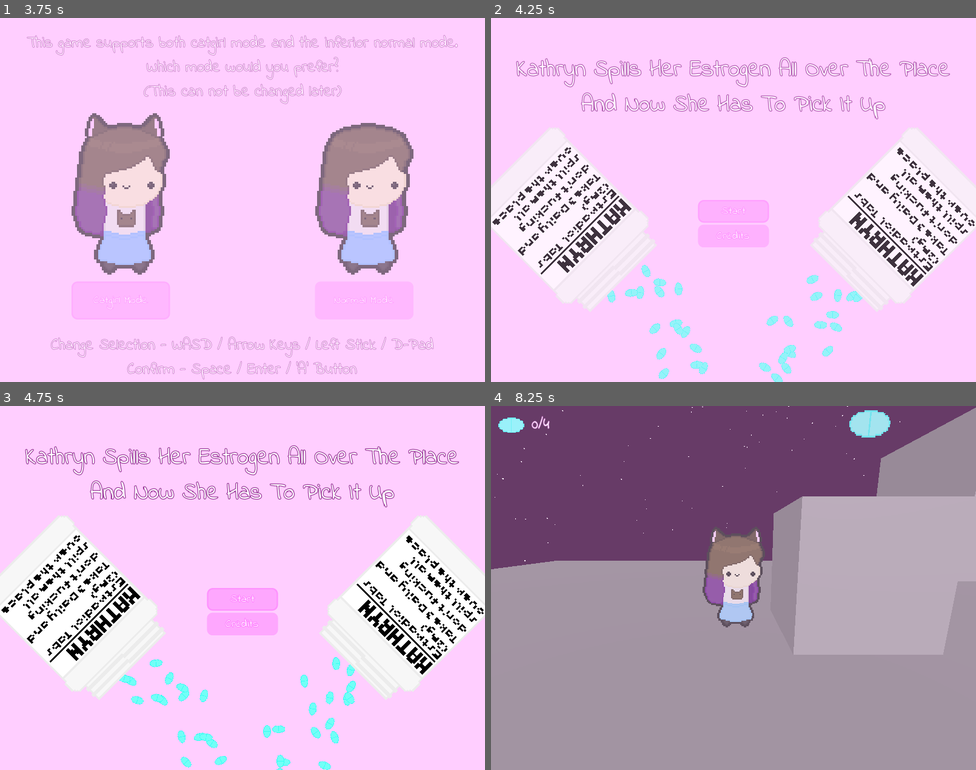
Above: before the commit, frames 1-4 (two rows, left to right).
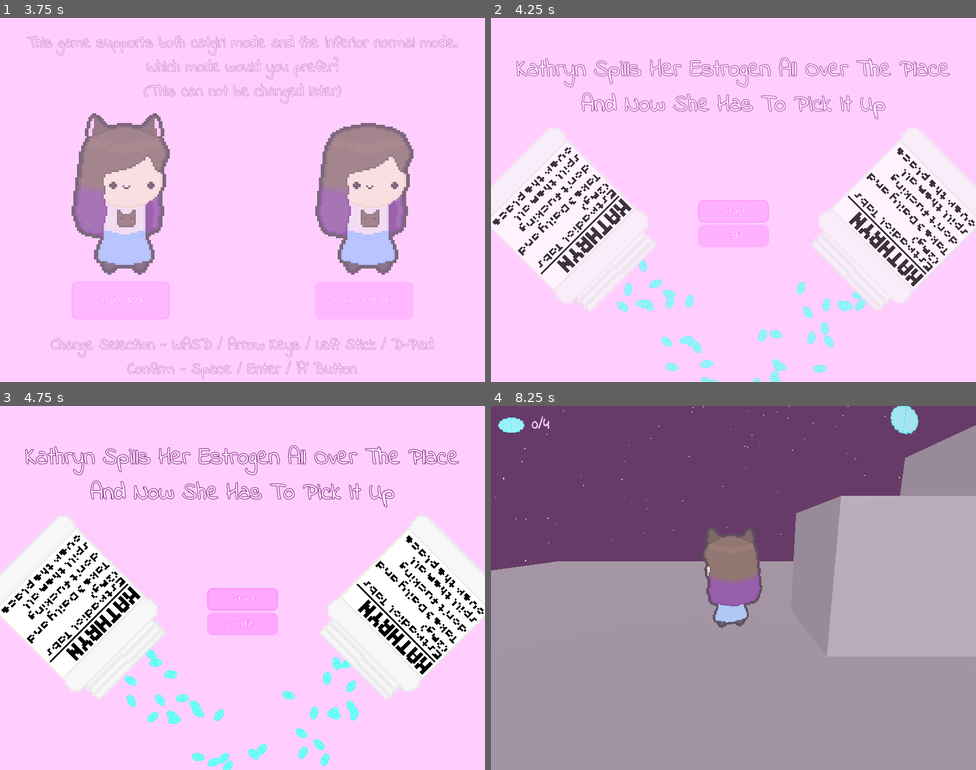
Above: after the commit, the same moments.

Repository: KittyMcTophat/Kathryn-Spills-Her-Estrogen
Game: Godot game, scene res://UI/disclaimer.tscn
The game is run twice, just before and just after one commit, with the same random seed, the same clock (stepped at 60 frames per second) and the same inputs.
Inputs (mouse positions are in pixels of both pictures, inside the frame that each line leads up to):
- Up to frame 1 (3.75 s): tap Enter at 0.5 s; hold D (move_right) 0.53-1.25 s; tap Down (camera_down) at 0.6 s; tap Space (jump) at 0.77, 3.5 s; click (121, 301) at 1.25 s, where only the run after the commit has a clickable "Catgirl Mode"; click "Normal Mode" at 2 s; click "Normal Mode" at 2.75 s; hold S (move_down) from 3.53 s (still down); tap Left (camera_left) at 3.6 s
- Up to frame 2 (4.25 s): keep holding S (move_down); tap Space (jump) at 3.77 s
- Up to frame 3 (4.75 s): release S (move_down) at 4.25 s; click (242, 624) at 4.25 s, where only the run after the commit has a clickable "Credits"
- Up to frame 4 (8.25 s): click "Start" at 5 s; click "Start" at 5.75 s; hold D (move_right) 6.53-7.28 s; tap Right (camera_right) at 6.6 s; hold W (move_up) 7.28-8.03 s; tap Up (camera_up) at 7.35 s; tap Space (jump) at 7.52 s; hold A (move_left) from 8.03 s (still down); tap Down (camera_down) at 8.1 s

Frame 1 is identical in both runs. In frame 2, 2.3% of the frame differs, in the area x 24-78%, y 66-100%; in frame 3, 2.0%; in frame 4, 7.2%, in the area x 0-100%, y 0-69%.

Commit message:
Short session of work

Diff:
--- a/Autoloads/Global.gd
+++ b/Autoloads/Global.gd
@@ -5,7 +5,7 @@
 
 var estrogen_counter : EstrogenCounter = null;
 var fade_color_rect : ColorRect = null;
-var pause_menu : Control = null;
+var pause_menu : PauseMenu = null;
 var ui_control : Control = null;
 
 func _ready() -> void:
@@ -30,7 +30,7 @@
 	canv_layer.add_child(fade_color_rect);
 	fade_color_rect.set_anchors_preset(Control.PRESET_FULL_RECT, true);
 
-func reload_scene(fade_color : Color = Color("#ffceff"), time : float = 0.75, pause : bool = true, reset_estrogen : bool = true) -> void:
+func fade_and_reload_scene(fade_color : Color = Color("#ffceff"), time : float = 0.75, pause : bool = true, reset_estrogen : bool = true) -> void:
 	function_call_with_fade(get_tree().reload_current_scene, fade_color, time, pause, reset_estrogen);
 
 func fade_to_scene_path(scene : String, fade_color : Color = Color("#ffceff"), time : float = 0.75, pause : bool = true, reset_estrogen : bool = true) -> void:
@@ -56,12 +56,12 @@
 		estrogen_counter.max_estrogen = 0;
 	function.call();
 
+	if pause:
+		unpause_stuff();
+
 	var fade_out_tween : Tween = create_tween();
 	fade_out_tween.tween_property(fade_color_rect, "color", Color(fade_color, 0.0), time / 2.0);
 	await fade_out_tween.finished;
-
-	if pause:
-		unpause_stuff();
 
 func pause_stuff() -> void:
 	allow_pause = false;
--- a/Characters/Kathryn/Kathryn.gd
+++ b/Characters/Kathryn/Kathryn.gd
@@ -147,4 +147,4 @@
 			anim_player.play("Fall_B" if facing_back else "Fall");
 
 func die():
-	Global.reload_scene();
+	Global.fade_and_reload_scene();
--- a/Characters/Kathryn/Kathryn.tscn
+++ b/Characters/Kathryn/Kathryn.tscn
@@ -270,7 +270,6 @@
 script = SubResource("GDScript_mt2pf")
 
 [node name="CameraPivot" type="Node3D" parent="."]
-process_mode = 3
 transform = Transform3D(1, 0, 0, 0, 0.965926, 0.258819, 0, -0.258819, 0.965926, 0, 0.35, 0)
 script = ExtResource("5_sfeb4")
 
--- a/Objects/Estrogen/Estrogen.tscn
+++ b/Objects/Estrogen/Estrogen.tscn
@@ -205,6 +205,7 @@
 }
 
 [node name="Estrogen" type="Node3D"]
+process_mode = 3
 script = ExtResource("1_qgpu6")
 
 [node name="SpinPivot" type="Node3D" parent="."]
--- a/UI/Estrogen Counter/estrogen_counter.gd
+++ b/UI/Estrogen Counter/estrogen_counter.gd
@@ -1,10 +1,13 @@
 extends MarginContainer
 class_name EstrogenCounter
+
+signal current_estrogen_changed(value : int);
 
 var current_estrogen : int = 0:
 	set(value):
 		current_estrogen = value;
 		update_text();
+		current_estrogen_changed.emit(current_estrogen);
 var max_estrogen : int = 0:
 	set(value):
 		max_estrogen = value;
--- /dev/null
+++ b/UI/Pause Menu/PauseMenu.gd
@@ -0,0 +1,40 @@
+extends Control
+class_name PauseMenu
+
+var paused : bool = false;
+
+func _process(delta : float):
+	if Input.is_action_just_pressed("pause"):
+		if Global.allow_pause == false:
+			return;
+		if get_tree().paused == false && paused == false:
+			pause();
+		elif paused:
+			unpause();
+
+func pause():
+	paused = true;
+	get_tree().paused = true;
+
+	$AnimationPlayer.play("Show");
+
+func unpause(instant : bool = false):
+	paused = false;
+	get_tree().paused = false;
+
+	# Unfocus any button that may be selected
+	# Avoids letting the user press buttons during the hide animation
+	grab_focus();
+	release_focus();
+
+	$AnimationPlayer.play("Hide");
+	if instant:
+		$AnimationPlayer.seek($AnimationPlayer.get_animation("Hide").length, true);
+
+func _on_restart_button_pressed():
+	unpause(true);
+
+	Global.fade_and_reload_scene();
+
+func _on_volume_slider_value_changed(value : float):
+	pass # Replace with function body.
--- a/UI/Pause Menu/pause_menu.tscn
+++ b/UI/Pause Menu/pause_menu.tscn
@@ -1,7 +1,8 @@
-[gd_scene load_steps=11 format=3 uid="uid://dtmc7o1peaccl"]
+[gd_scene load_steps=12 format=3 uid="uid://dtmc7o1peaccl"]
 
 [ext_resource type="FontFile" uid="uid://d1iijmc5ntu0a" path="res://Fonts/Indie Flower/IndieFlower-Regular.ttf" id="1_cpn5b"]
 [ext_resource type="Theme" uid="uid://f1cl6sb35fhk" path="res://UI/menu_theme.tres" id="1_pcviv"]
+[ext_resource type="Script" path="res://UI/Pause Menu/PauseMenu.gd" id="2_2eemv"]
 [ext_resource type="Shader" path="res://UI/Pause Menu/Blur.gdshader" id="2_n4q82"]
 
 [sub_resource type="ShaderMaterial" id="ShaderMaterial_nbbnv"]
@@ -172,6 +173,20 @@
 "transitions": PackedFloat32Array(1, 1),
 "update": 0,
 "values": [1.0, 0.666]
+}
+tracks/4/type = "method"
+tracks/4/imported = false
+tracks/4/enabled = true
+tracks/4/path = NodePath("CenterContainer/PanelContainer/MarginContainer/VBoxContainer/ResumeButton")
+tracks/4/interp = 1
+tracks/4/loop_wrap = true
+tracks/4/keys = {
+"times": PackedFloat32Array(1),
+"transitions": PackedFloat32Array(1),
+"values": [{
+"args": [],
+"method": &"grab_focus"
+}]
 }
 
 [sub_resource type="AnimationLibrary" id="AnimationLibrary_33ysv"]
@@ -191,6 +206,7 @@
 grow_horizontal = 2
 grow_vertical = 2
 theme = ExtResource("1_pcviv")
+script = ExtResource("2_2eemv")
 
 [node name="BlurRect" type="ColorRect" parent="."]
 material = SubResource("ShaderMaterial_nbbnv")
@@ -223,18 +239,18 @@
 custom_minimum_size = Vector2(250, 0)
 layout_mode = 2
 
-[node name="Label" type="Label" parent="CenterContainer/PanelContainer/MarginContainer/VBoxContainer"]
+[node name="PausedLabel" type="Label" parent="CenterContainer/PanelContainer/MarginContainer/VBoxContainer"]
 layout_mode = 2
 text = "- Paused -"
 label_settings = SubResource("LabelSettings_8j6wr")
 horizontal_alignment = 1
 vertical_alignment = 1
 
-[node name="Button" type="Button" parent="CenterContainer/PanelContainer/MarginContainer/VBoxContainer"]
+[node name="ResumeButton" type="Button" parent="CenterContainer/PanelContainer/MarginContainer/VBoxContainer"]
 layout_mode = 2
 text = "Resume"
 
-[node name="Button2" type="Button" parent="CenterContainer/PanelContainer/MarginContainer/VBoxContainer"]
+[node name="RestartButton" type="Button" parent="CenterContainer/PanelContainer/MarginContainer/VBoxContainer"]
 layout_mode = 2
 text = "Restart"
 
@@ -242,7 +258,7 @@
 layout_mode = 2
 theme_override_constants/separation = 0
 
-[node name="Label2" type="Label" parent="CenterContainer/PanelContainer/MarginContainer/VBoxContainer/VBoxContainer"]
+[node name="VolumeLabel" type="Label" parent="CenterContainer/PanelContainer/MarginContainer/VBoxContainer/VBoxContainer"]
 layout_mode = 2
 text = "Volume"
 label_settings = SubResource("LabelSettings_31pnb")
@@ -252,14 +268,14 @@
 [node name="HBoxContainer" type="HBoxContainer" parent="CenterContainer/PanelContainer/MarginContainer/VBoxContainer/VBoxContainer"]
 layout_mode = 2
 
-[node name="Label" type="Label" parent="CenterContainer/PanelContainer/MarginContainer/VBoxContainer/VBoxContainer/HBoxContainer"]
+[node name="Low" type="Label" parent="CenterContainer/PanelContainer/MarginContainer/VBoxContainer/VBoxContainer/HBoxContainer"]
 layout_mode = 2
 text = "Low"
 label_settings = SubResource("LabelSettings_31pnb")
 horizontal_alignment = 1
 vertical_alignment = 1
 
-[node name="HSlider" type="HSlider" parent="CenterContainer/PanelContainer/MarginContainer/VBoxContainer/VBoxContainer/HBoxContainer"]
+[node name="VolumeSlider" type="HSlider" parent="CenterContainer/PanelContainer/MarginContainer/VBoxContainer/VBoxContainer/HBoxContainer"]
 layout_mode = 2
 size_flags_horizontal = 3
 size_flags_vertical = 4
@@ -267,7 +283,7 @@
 step = 0.1
 value = 0.5
 
-[node name="Label2" type="Label" parent="CenterContainer/PanelContainer/MarginContainer/VBoxContainer/VBoxContainer/HBoxContainer"]
+[node name="High" type="Label" parent="CenterContainer/PanelContainer/MarginContainer/VBoxContainer/VBoxContainer/HBoxContainer"]
 layout_mode = 2
 text = "High"
 label_settings = SubResource("LabelSettings_31pnb")
@@ -280,4 +296,6 @@
 "": SubResource("AnimationLibrary_33ysv")
 }
 
-[connection signal="ready" from="CenterContainer/PanelContainer/MarginContainer/VBoxContainer/Button" to="CenterContainer/PanelContainer/MarginContainer/VBoxContainer/Button" method="grab_focus"]
+[connection signal="pressed" from="CenterContainer/PanelContainer/MarginContainer/VBoxContainer/ResumeButton" to="." method="unpause"]
+[connection signal="pressed" from="CenterContainer/PanelContainer/MarginContainer/VBoxContainer/RestartButton" to="." method="_on_restart_button_pressed"]
+[connection signal="value_changed" from="CenterContainer/PanelContainer/MarginContainer/VBoxContainer/VBoxContainer/HBoxContainer/VolumeSlider" to="." method="_on_volume_slider_value_changed"]
--- a/project.godot
+++ b/project.godot
@@ -164,6 +164,12 @@
 "events": [Object(InputEventJoypadMotion,"resource_local_to_scene":false,"resource_name":"","device":-1,"axis":3,"axis_value":1.0,"script":null)
 ]
 }
+pause={
+"deadzone": 0.5,
+"events": [Object(InputEventKey,"resource_local_to_scene":false,"resource_name":"","device":-1,"window_id":0,"alt_pressed":false,"shift_pressed":false,"ctrl_pressed":false,"meta_pressed":false,"pressed":false,"keycode":0,"physical_keycode":4194305,"key_label":0,"unicode":0,"echo":false,"script":null)
+, Object(InputEventJoypadButton,"resource_local_to_scene":false,"resource_name":"","device":-1,"button_index":6,"pressure":0.0,"pressed":false,"script":null)
+]
+}
 
 [layer_names]
 
